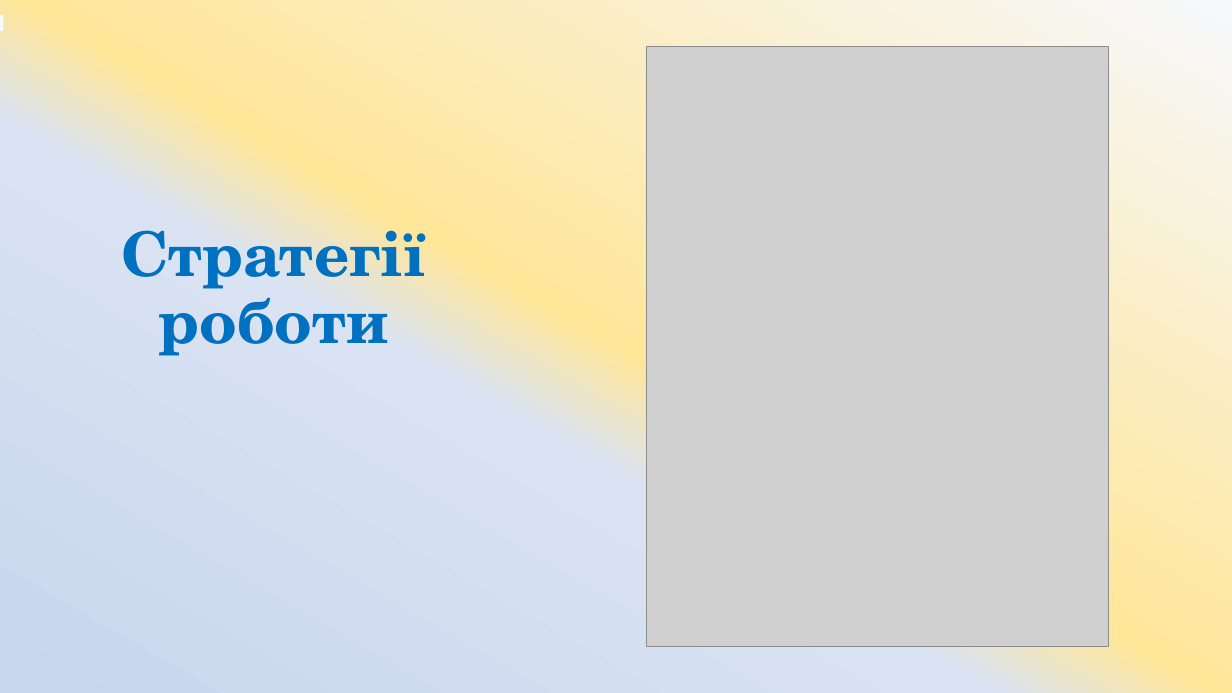
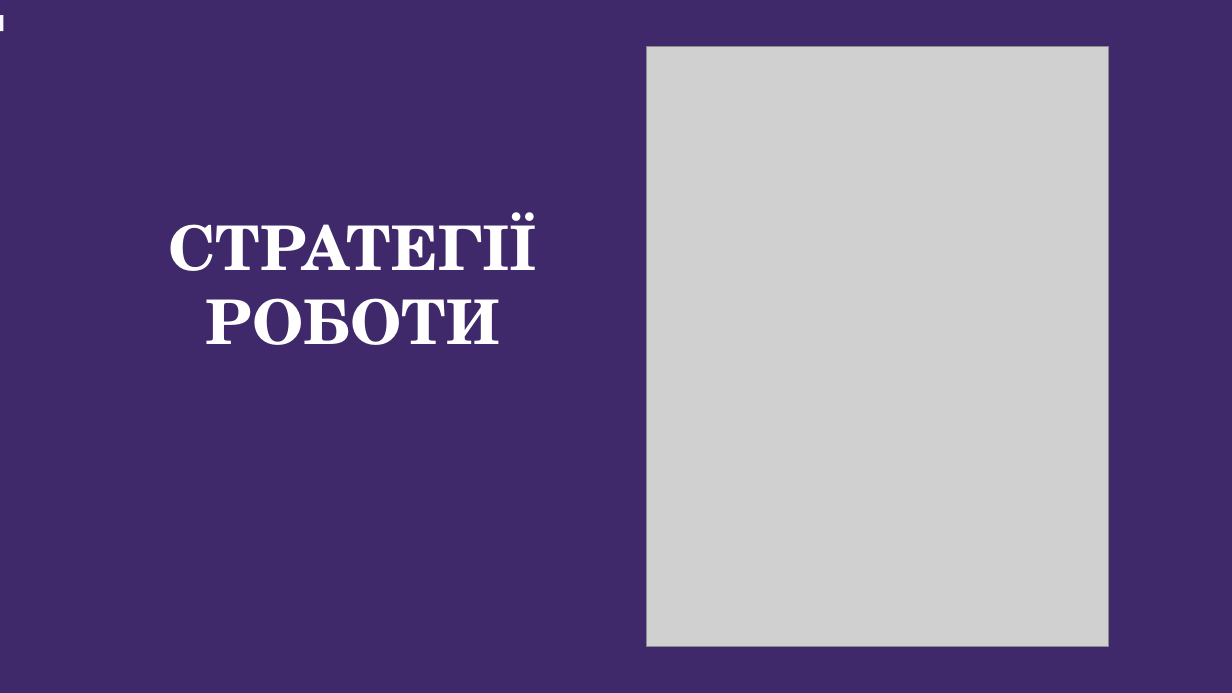
Before and after one commit to ArtemKlym/git_presentation, a slide deck: slide 8 of Git_1 part.pptx (slide 10 before the commit). Drawn at 1232x693 pixels with LibreOffice and Linux fonts; fonts in the diff are those of the drawing; grey boxes stand for pictures; background and template pictures are left out. Boxes give left, top, right and bottom in pixels: in the first picture for what was removed or moved away, otherwise in the second. Text is boxed around its words. In the diff, an @@ line names an element or a change of style, - is before the commit and + after.

```diff
--- a/Git_1 part.pptx
+++ b/Git_1 part.pptx
@@ background gradient #F6F8FC to #FFE699 to #DAE3F3 to #C7D5ED to picture (left out) @@
@@ title at (x1=168, y1=212, x2=537, y2=345): text changed; text colour #0070C0 to #FFFFFF @@
-Стратегії
-роботи
+СТРАТЕГІЇ
+РОБОТИ
```
Also in this commit, not shown: 4 other slides changed, 8 slides added, 24 slides removed.
